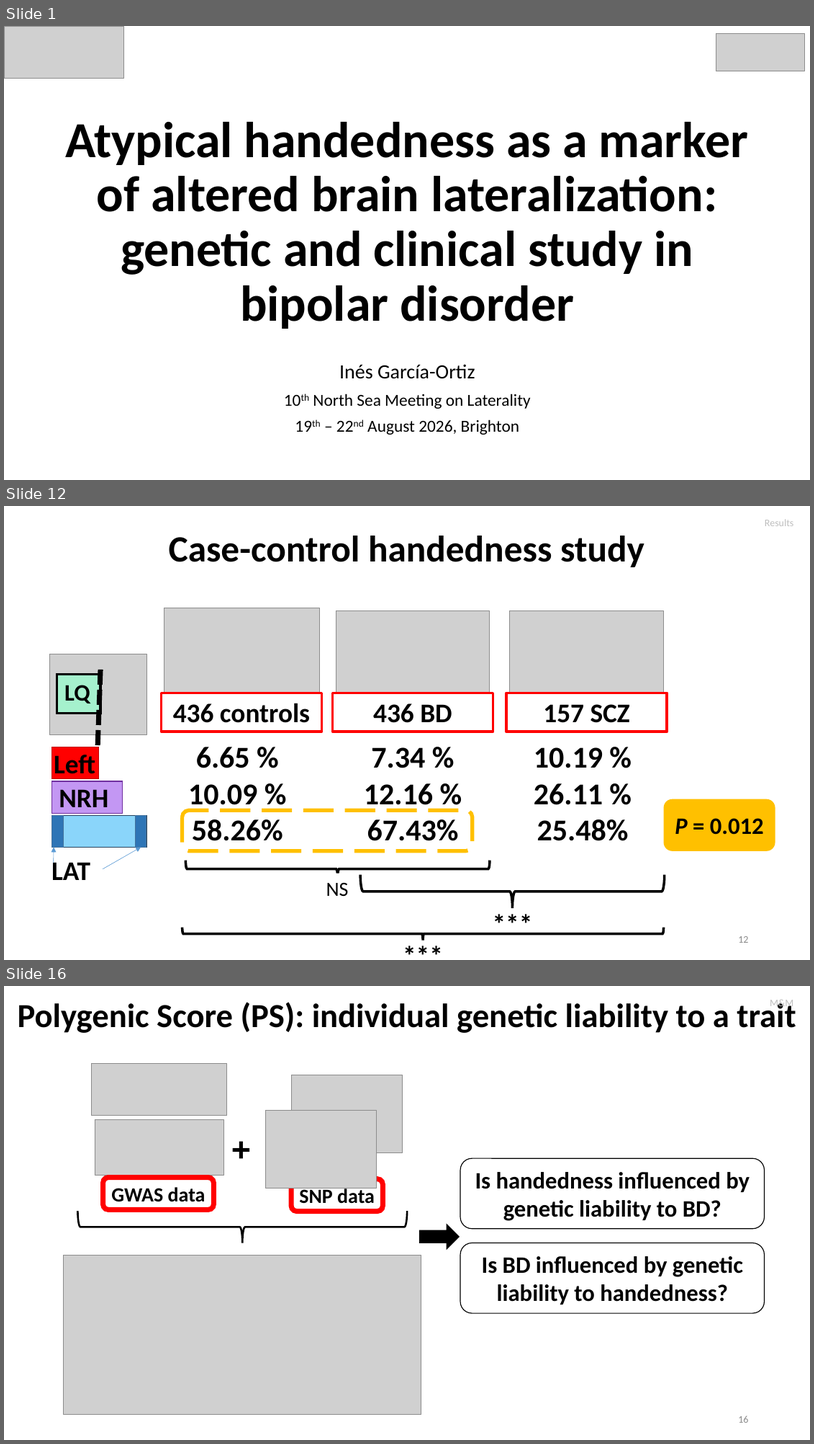
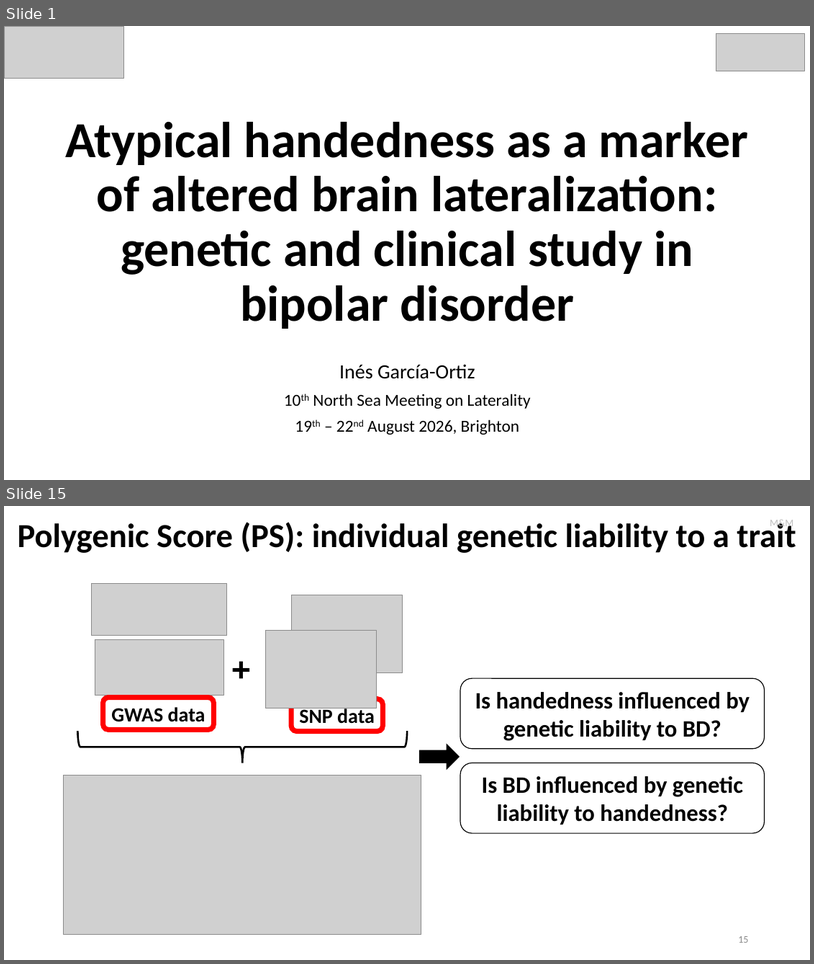
Before and after one commit to igarcia17/EHI_laterality, a slide deck: NorthSeaLateralityCongress_InesGarciaOrtiz.pptx. Shown one above the other, each under a label of ours: slides 1, 12 and 16 before the commit, slides 1 and 15 after it; the slides between them are not shown. The pictures are 814x1444 and 814x964 pixels, drawn with LibreOffice and Linux fonts; fonts in the diff are those of the drawing; grey boxes stand for pictures. Boxes give left, top, right and bottom in pixels: in the first picture for what was removed or moved away, otherwise in the second. Text is boxed around its words. In the diff, an @@ line names an element or a change of style, - is before the commit and + after.

```diff
--- a/NorthSeaLateralityCongress_InesGarciaOrtiz.pptx
+++ b/NorthSeaLateralityCongress_InesGarciaOrtiz.pptx
@@ slide 12 removed at (4,506,810,960), background #FFFFFF @@
@@ text removed at (765,519,794,526) @@
-Results
@@ title removed at (169,536,645,567) @@
-Case-control handedness study
@@ picture removed at (165,608,320,728) @@
@@ picture removed at (336,611,490,731) @@
@@ picture removed at (510,611,664,731) @@
@@ picture removed at (50,654,147,735) @@
@@ rectangle removed at (57,674,100,713) @@
@@ line removed from (100, 669) to (98, 746) @@
@@ text removed at (64,685,90,703) @@
-LQ
@@ rectangle removed at (161,693,322,731) @@
-436 controls
@@ rectangle removed at (332,693,494,731) @@
-436 BD
@@ rectangle removed at (507,693,668,731) @@
-157 SCZ
@@ rectangle removed at (52,746,98,779) @@
@@ text removed at (54,754,95,780) @@
-Left
@@ text removed at (188,746,283,841) @@
-6.65 %
-10.09 %
-58.26%
@@ text removed at (364,747,459,841) @@
-7.34 %
-12.16 %
-67.43%
@@ text removed at (534,747,629,841) @@
-10.19 %
-26.11 %
-25.48%
@@ rectangle removed at (52,781,123,813) @@
@@ text removed at (59,789,108,814) @@
-NRH
@@ rounded rectangle removed at (664,799,776,851) @@
-P = 0.012
@@ rounded rectangle removed at (183,811,473,851) @@
@@ arrow removed from (54, 862) to (54, 847) @@
@@ arrow removed from (103, 869) to (141, 847) @@
@@ group removed at (52,815,147,880): 3 rectangles, 1 text @@
-LAT
@@ right brace removed at (185,860,490,878) @@
@@ text removed at (327,883,349,896) @@
-NS
@@ right brace removed at (360,875,665,908) @@
@@ text removed at (473,903,553,942) @@
-***
@@ right brace removed at (182,927,664,940) @@
@@ text removed at (383,935,464,960) @@
-***
@@ page number removed at (738,936,748,942) @@
-12
@@ what was slide 16 is now slide 15 @@
```
Also in this commit, not shown: 14 slides changed.
